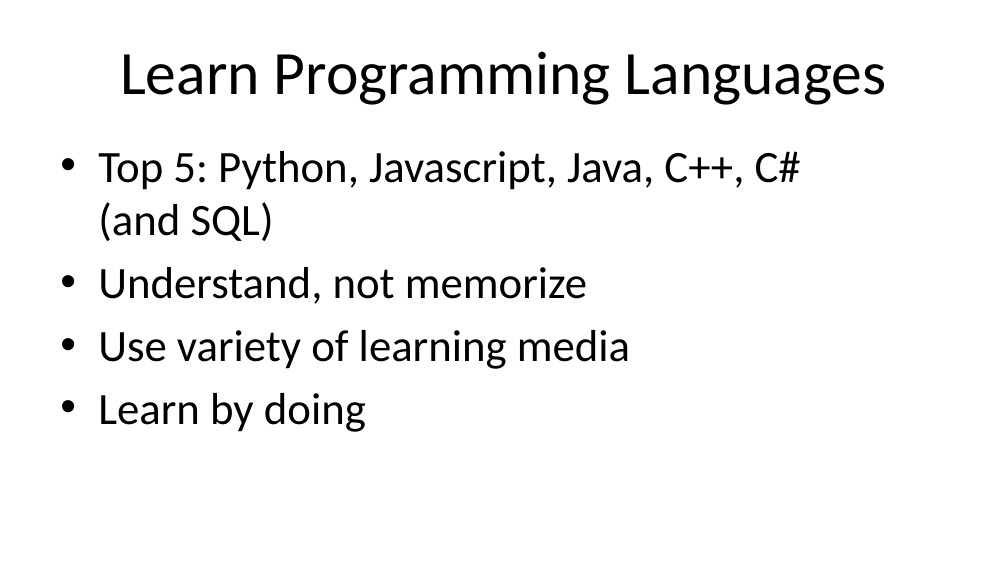
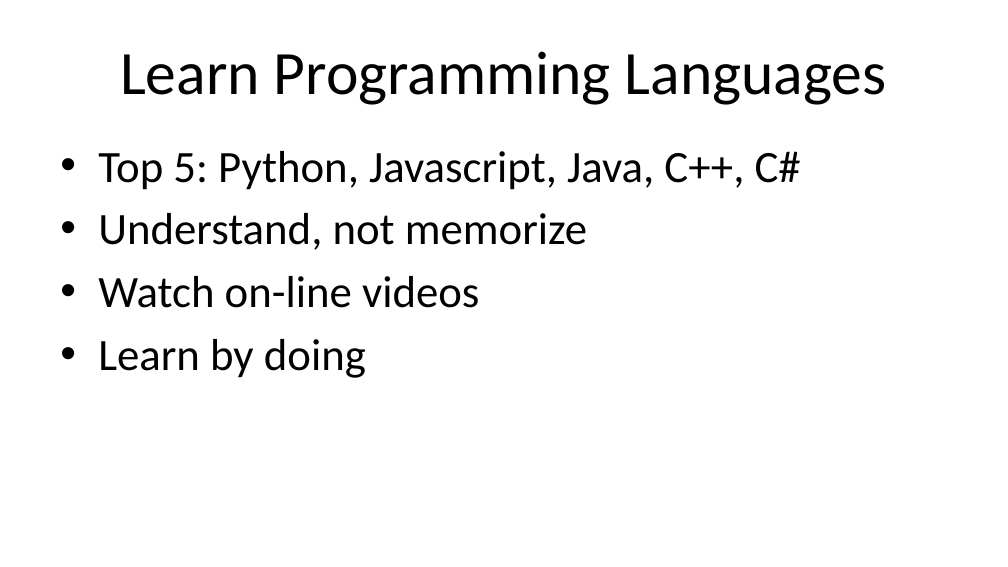
Before and after one commit to cogent-demon/UsefulUtensils, a slide deck: slide 3 of Tips for CS Freshmen.pptx. Drawn at 1008x567 pixels with LibreOffice and Linux fonts; fonts in the diff are those of the drawing. Boxes give left, top, right and bottom in pixels: in the first picture for what was removed or moved away, otherwise in the second. Text is boxed around its words. In the diff, an @@ line names an element or a change of style, - is before the commit and + after.

Commit message:
Added bunch of ppt files
Startup funding, Sin/Cos, Recursion, Net Neutrality, Java Primitives, Tips for CS Freshmen

```diff
--- a/Tips for CS Freshmen.pptx
+++ b/Tips for CS Freshmen.pptx
@@ text at [98,151,801,190]: text changed @@
-• Top 5: Python, Javascript, Java, C++, C# (and SQL)
+• Top 5: Python, Javascript, Java, C++, C#
@@ text at [98,276,479,308]: text changed @@
-• Use variety of learning media
+• Watch on-line videos
```
Also in this commit, not shown: 1 other slide changed, 1 slide added, 2 slides removed, 1 other file.
